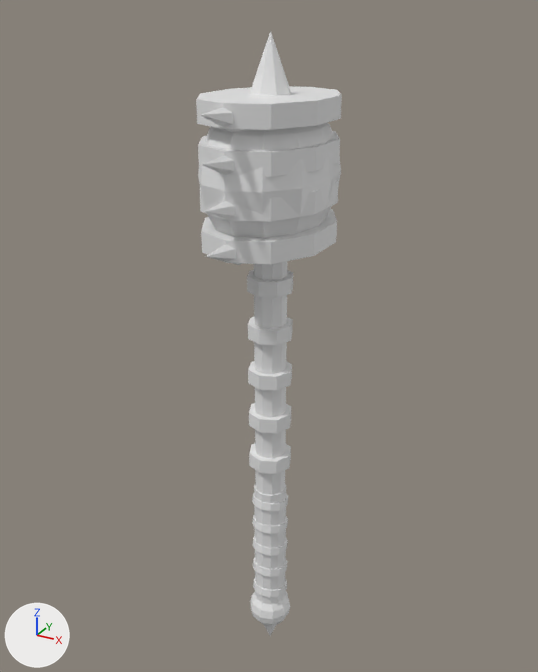
The OBJ model modelos_armas/AbyssVertebra.obj: old version first, new version second.
Rendered twice from a 50 mm camera at (2.98, -5.45, 5.05) aimed at (-0.1, 0.16, 2.25). The lights are fixed; the arrows at lower left show +X, +Y and +Z. The picture after the commit comes second. Where no turn or scale is listed for an object, it has been applied to the vertices. Vertices at exactly the same position are counted once.

In view in the first picture: 'AbyssVertebra'.
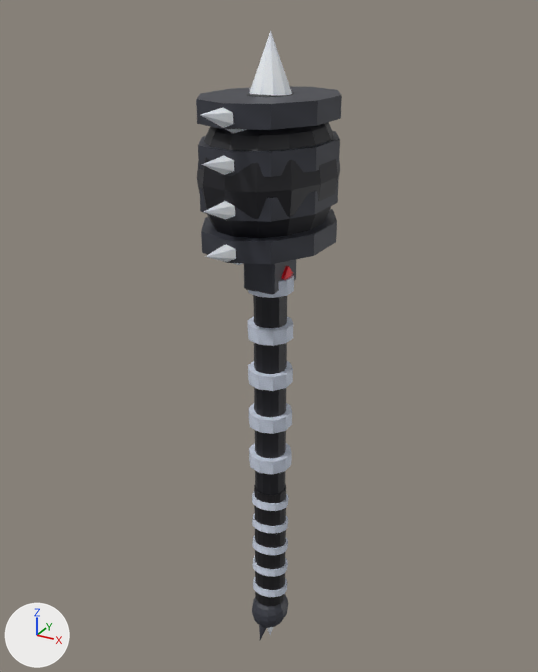
The change in detail:
Picture 'AbyssVertebra_tex.png' (img_abyssvertebra_tex_png) is new.
Material 'AbyssVertebra_Mat' (mat_abyssvertebra_mat) is new.
Its texture is img_abyssvertebra_tex_png.
me_abyssvertebra is used by ob_abyssvertebra; location (0.0, 0.0, 0.0).
me_abyssvertebra had 621 vertices, 1132 faces and spanned x -0.55..0.55, y -1.02..1.02, z -1.28..4.9.
me_abyssvertebra now has 1003 vertices, 1868 faces and spans x -0.54..0.54, y -1.02..1.02, z -1.27..4.9.
me_abyssvertebra part 1: a new loose piece, a UV sphere (14 segments, 10 rings, poles along z) spanning x -0.19..0.19, y -0.23..0.23, z -1.07..-0.65, in mat_abyssvertebra_mat (picture img_abyssvertebra_tex_png).
me_abyssvertebra part 2: a new loose piece of 24 vertices spanning x -0.15..0.15, y -0.22..0.22, z 2.82..3.28, in mat_abyssvertebra_mat (picture img_abyssvertebra_tex_png).
me_abyssvertebra part 3: 113 vertices moved from x -0.16..0.18, y -0.18..0.18, z -0.7..3.3 to x -0.18..0.18, y -0.19..0.17, z -0.7..3.3; 260 vertices removed from x -0.55..0.55, y -0.63..0.63, z -1.28..4.43; 306 vertices added at x -0.54..0.54, y -0.65..0.65, z -1.15..4.43.
me_abyssvertebra part 4: 440 faces spanning x -0.52..0.52, y -1.02..1.02, z -0.7..4.43 switch from no material to mat_abyssvertebra_mat (picture img_abyssvertebra_tex_png).
Other edits to the shape of me_abyssvertebra do not show in these pictures.

Changed parts and their boxes (x1, y1, x2, y2) in the pictures (538 x 672 px; the box of a moved part takes in the faces that stretch with it):
'AbyssVertebra', reshaped: before (196, 31, 342, 636); after (196, 31, 342, 640)
part 1 of me_abyssvertebra, added: after (252, 595, 288, 628)
part 2 of me_abyssvertebra, added: after (244, 259, 296, 295)
part 3 of me_abyssvertebra, moved or reshaped: before (198, 31, 341, 636); after (197, 31, 340, 640)
part 4 of me_abyssvertebra, recoloured (white to black): (196, 86, 342, 604) in both
